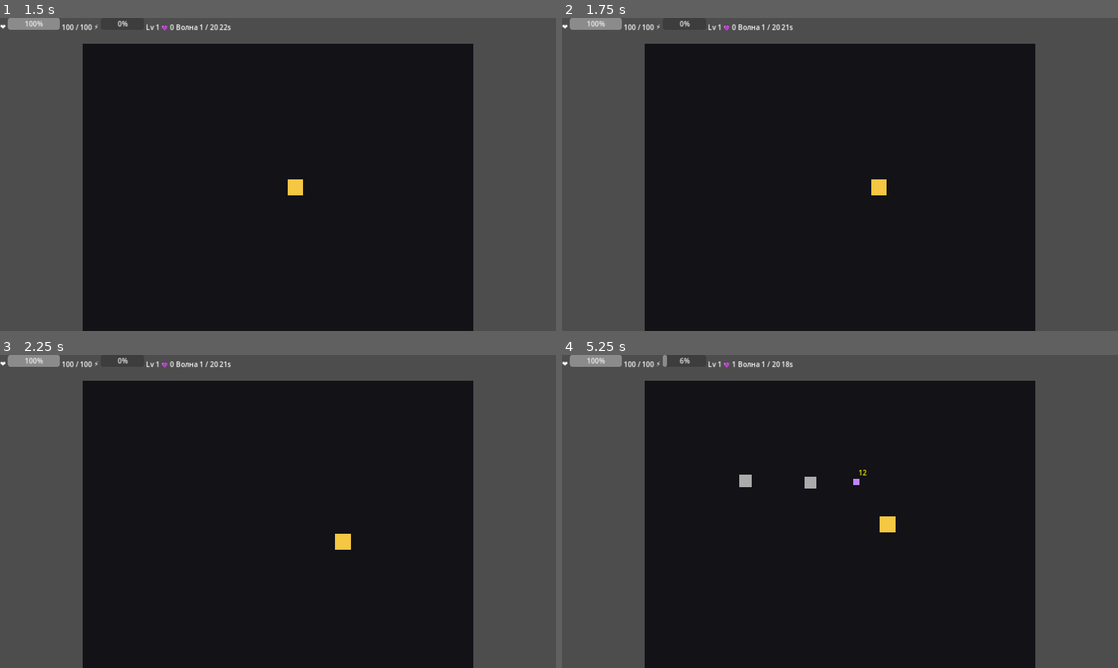
Above: before the commit, frames 1-4 (two rows, left to right).
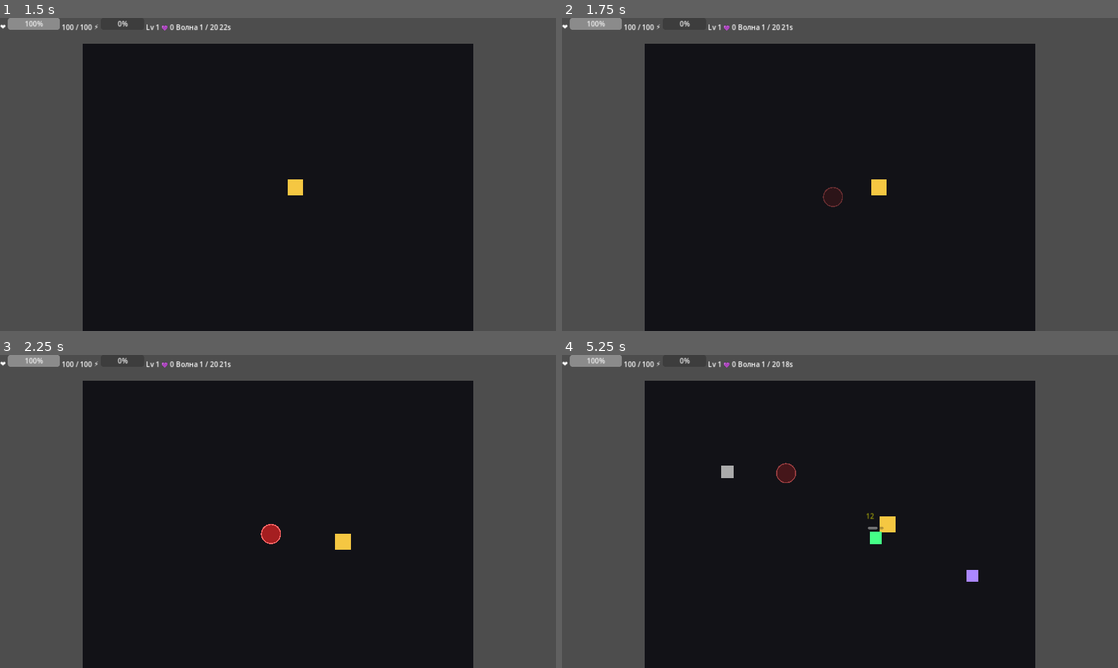
Above: after the commit, the same moments.

Repository: BLXCKBXXST/brotato-mini
Game: Godot game, scene res://scenes/Main.tscn
Same seed, same stepped clock (60 frames per second), same inputs: the game is played once before the commit and once after it.
Inputs:
- Up to frame 1 (1.5 s): click "▶ Начать игру" at 0.5 s; tap Enter at 1.25 s; hold D (move_right) from 1.28 s (still down)
- Up to frame 2 (1.75 s): keep holding D (move_right)
- Up to frame 3 (2.25 s): release D (move_right) at 2.03 s; hold S (move_down) from 2.03 s (still down)
- Up to frame 4 (5.25 s): release S (move_down) at 2.78 s; hold D (move_right) 2.78-3.53 s; hold W (move_up) 3.53-4.28 s; hold A (move_left) from 4.28 s (still down)

Frame 1 is identical in both runs. In frame 2, 0.2% of the frame differs, in the area x 46-51%, y 54-61%; in frame 3, 0.2%; in frame 4, 0.7%, in the area x 18-75%, y 0-73%.

Commit message:
fix: inline SpawnWarning into WaveManager (no separate tscn), remove min distance, add spawn logs

Diff:
--- a/scripts/WaveManager.gd
+++ b/scripts/WaveManager.gd
@@ -6,8 +6,7 @@
 @onready var spawn_timer: Timer = $SpawnTimer
 @onready var wave_timer: Timer  = $WaveTimer
 
-const ENEMY_SCENE   := preload("res://scenes/Enemy.tscn")
-const WARNING_SCENE := preload("res://scenes/SpawnWarning.tscn")
+const ENEMY_SCENE := preload("res://scenes/Enemy.tscn")
 
 const ENEMY_TYPES := [
 	{"base_hp": 18,  "hp_per_wave": 5,  "speed": 65,  "damage": 8,  "xp": 3,  "mat": 2, "color": Color(0.27, 1.0, 0.53)},
@@ -16,11 +15,8 @@
 	{"base_hp": 110, "hp_per_wave": 22, "speed": 44,  "damage": 18, "xp": 14, "mat": 10, "color": Color(1.0, 0.27, 0.27)},
 ]
 
-# Границы арены (строго внутри полотна)
-const ARENA_MIN  := Vector2(210, 80)
-const ARENA_MAX  := Vector2(1070, 710)
-# Отступ от игрока при выборе позиции спавна
-const MIN_DIST_FROM_PLAYER := 180.0
+const ARENA_MIN := Vector2(210, 80)
+const ARENA_MAX := Vector2(1070, 710)
 
 var arena_rect: Rect2 = Rect2()
 
@@ -38,6 +34,7 @@
 
 func _on_spawn_timer_timeout() -> void:
 	var count: int = 1 + int(float(GameManager.wave) / 6.0)
+	print("[WaveManager] scheduling ", count, " spawns")
 	for i in range(count):
 		_prepare_spawn()
 
@@ -46,28 +43,31 @@
 	stop_wave()
 	wave_ended.emit()
 
-# Показываем индикатор, ждём, спавним
 func _prepare_spawn() -> void:
 	var pos := _random_arena_pos()
+	print("[WaveManager] warning at ", pos)
 
-	# создаём индикатор прямо на карте
-	var warning := WARNING_SCENE.instantiate() as Node2D
+	# Создаём Node2D с рисованием прямо в коде — без .tscn
+	var warning := _make_warning()
 	get_parent().get_node("GameObjects").add_child(warning)
 	warning.global_position = pos
 
-	# выбираем тип врага заранее
 	var available := ENEMY_TYPES.slice(0, 3)
 	if GameManager.wave >= 5:
 		available = ENEMY_TYPES.duplicate()
 	var t: Dictionary = available[randi() % available.size()]
 
-	# когда индикатор закончил анимацию — спавним
 	warning.finished.connect(func():
-		# если волна уже кончилась или игра не в состоянии fight — не спавним
 		if GameManager.game_state != "fight":
 			return
+		print("[WaveManager] spawning enemy at ", pos)
 		_do_spawn(pos, t)
 	)
+
+func _make_warning() -> Node2D:
+	# Создаём индикатор через код (GDScript не позволяет орфан-объект со сценой)
+	var node := SpawnIndicator.new()
+	return node
 
 func _do_spawn(pos: Vector2, t: Dictionary) -> void:
 	var enemy := ENEMY_SCENE.instantiate()
@@ -83,21 +83,41 @@
 	enemy.get_node("Sprite").color = t["color"]
 	enemy.global_position = pos
 
-# Случайная позиция внутри арены, не ближе MIN_DIST_FROM_PLAYER от игрока
 func _random_arena_pos() -> Vector2:
-	var player := get_tree().get_first_node_in_group("player") as Node2D
-	var player_pos := Vector2(640, 360) if player == null else player.global_position
+	return Vector2(
+		randf_range(ARENA_MIN.x + 30.0, ARENA_MAX.x - 30.0),
+		randf_range(ARENA_MIN.y + 30.0, ARENA_MAX.y - 30.0)
+	)
 
-	for _attempt in range(20):
-		var pos := Vector2(
-			randf_range(ARENA_MIN.x + 30, ARENA_MAX.x - 30),
-			randf_range(ARENA_MIN.y + 30, ARENA_MAX.y - 30)
-		)
-		if pos.distance_to(player_pos) >= MIN_DIST_FROM_PLAYER:
-			return pos
 
-	# fallback: если 20 попыток не дали результат — берём любую
-	return Vector2(
-		randf_range(ARENA_MIN.x + 30, ARENA_MAX.x - 30),
-		randf_range(ARENA_MIN.y + 30, ARENA_MAX.y - 30)
-	)
+# ---------------------------------------------------------------------------
+# SpawnIndicator — встроенный класс мигающего круга (без .tscn)
+# ---------------------------------------------------------------------------
+class SpawnIndicator extends Node2D:
+	signal finished
+
+	const DURATION := 0.85
+	const RADIUS   := 22.0
+	const BLINK_HZ := 7.0
+
+	var _elapsed := 0.0
+	var _alpha   := 0.0
+	var _done    := false
+
+	func _draw() -> void:
+		var fill := Color(1.0, 0.15, 0.15, _alpha)
+		draw_circle(Vector2.ZERO, RADIUS, fill)
+		var outline := Color(1.0, 0.4, 0.4, minf(_alpha * 1.8 + 0.1, 1.0))
+		draw_arc(Vector2.ZERO, RADIUS, 0.0, TAU, 32, outline, 2.5)
+
+	func _process(delta: float) -> void:
+		if _done:
+			return
+		_elapsed += delta
+		var t := _elapsed / DURATION
+		_alpha = abs(sin(_elapsed * BLINK_HZ * PI)) * lerpf(0.3, 0.9, t)
+		queue_redraw()
+		if _elapsed >= DURATION:
+			_done = true
+			queue_free()
+			finished.emit()
